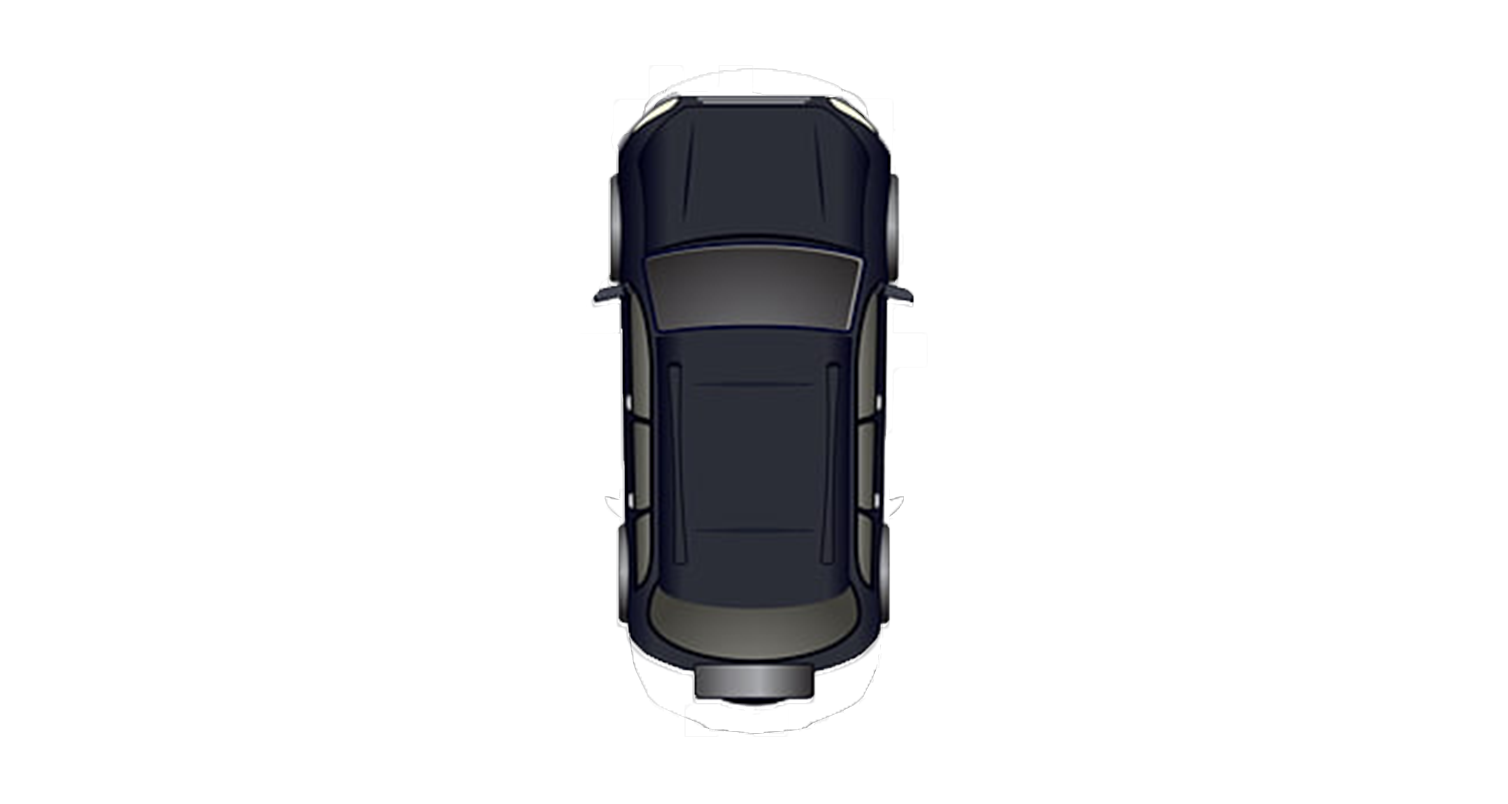
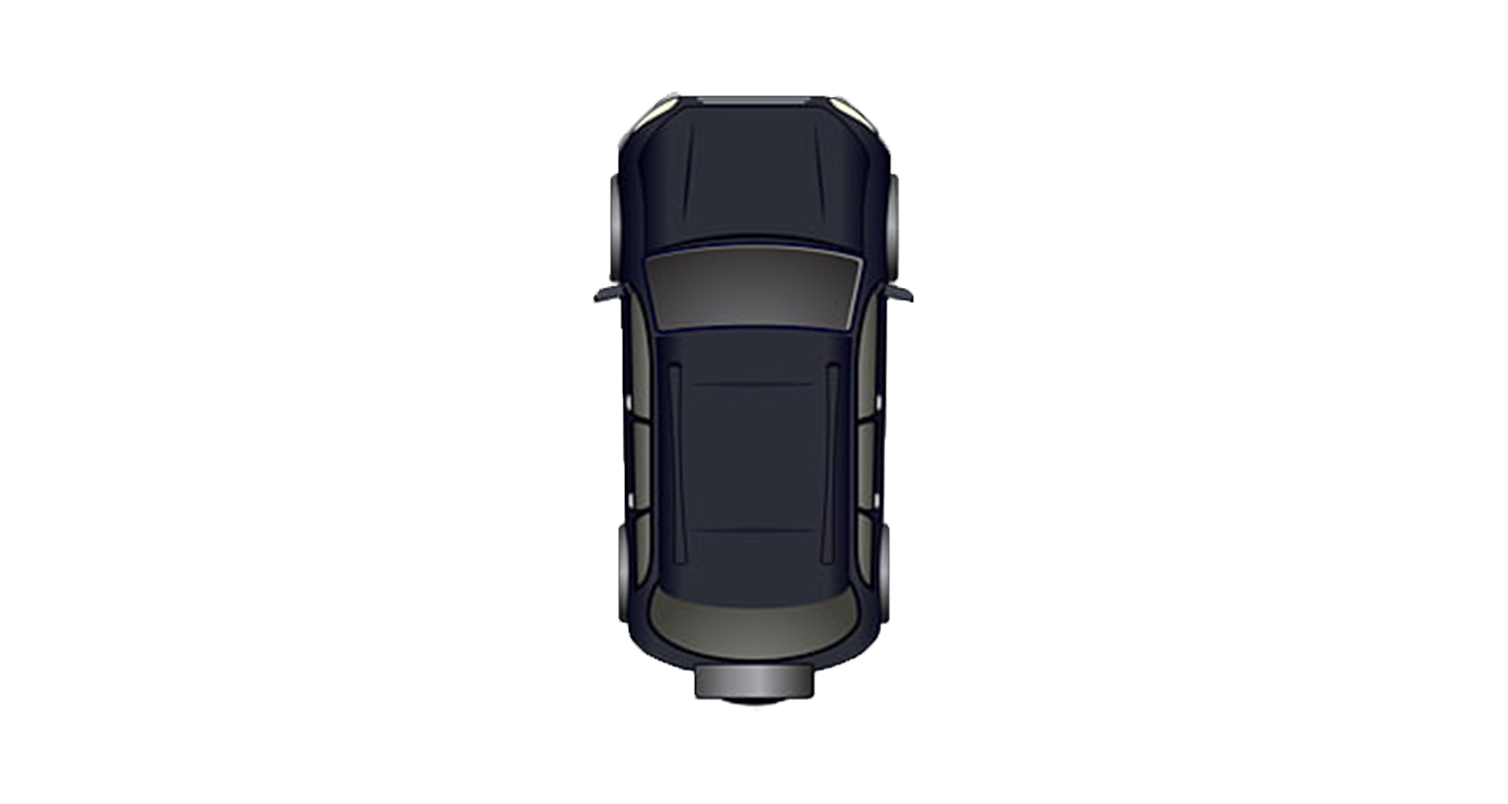
Layer changes from the first 1508 × 804 image to the second:
painted on "Слой 2" over (590, 65, 928, 737)
painted on "Слой 1" over (604, 68, 904, 735)
